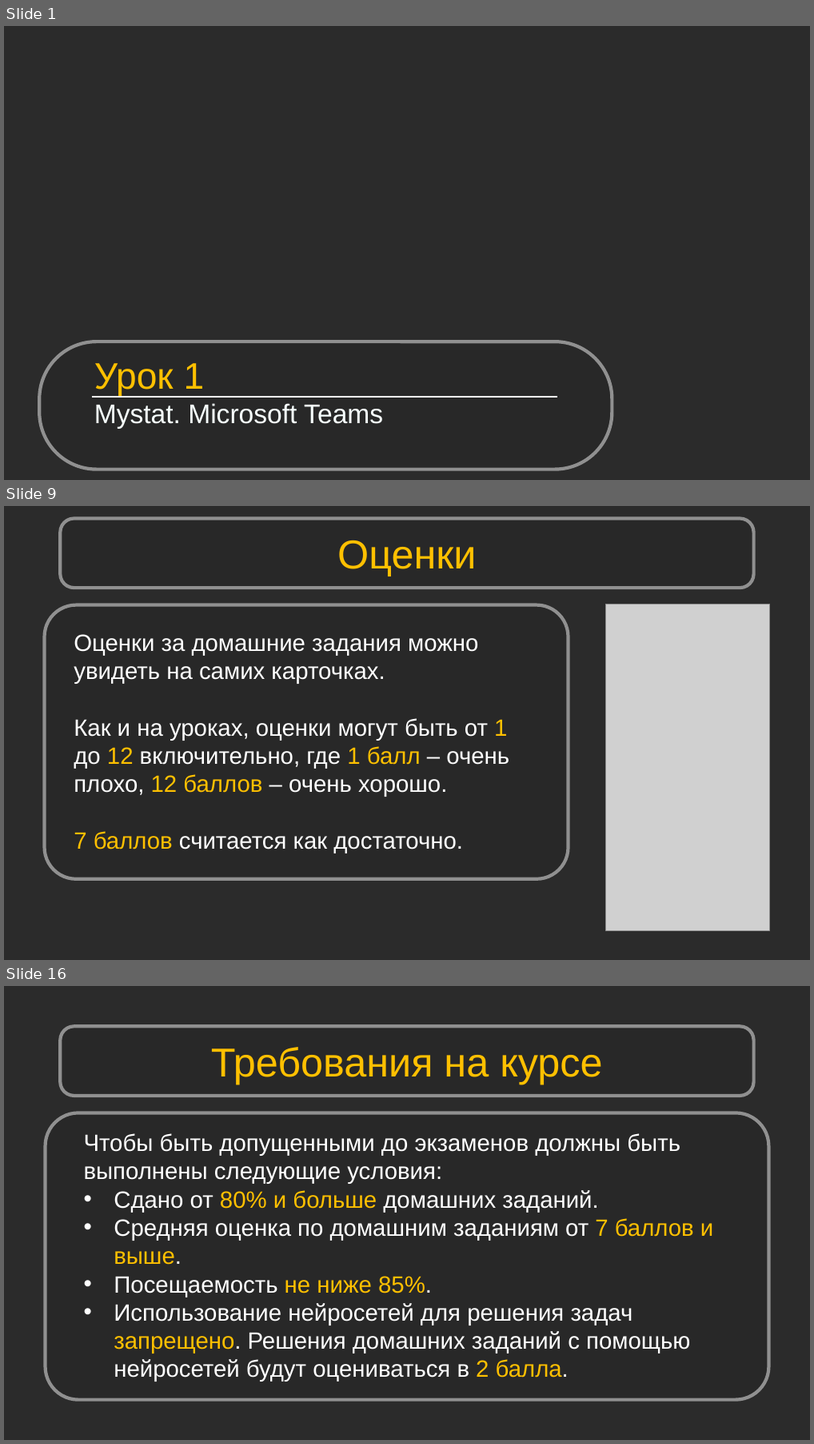
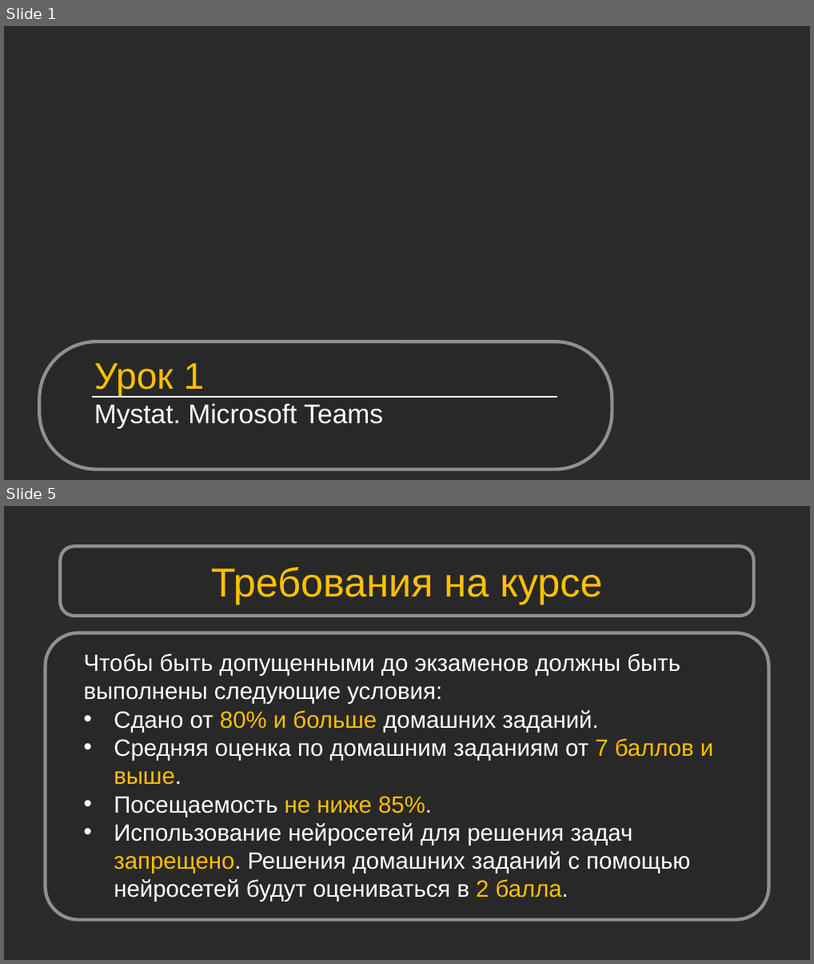
Before and after one commit to Shikonohito/Python_Bootcamp, a slide deck: Урок 01. Mystat. Microsoft Teams/Урок 1. Mystat. Microsoft Teams.pptx. Shown one above the other, each under a label of ours: slides 1, 9 and 16 before the commit, slides 1 and 5 after it; the slides between them are not shown. The pictures are 814x1444 and 814x964 pixels, drawn with LibreOffice and Linux fonts; fonts in the diff are those of the drawing; grey boxes stand for pictures; background and template pictures are left out; a plain dark background stands for a picture behind light text. Boxes give left, top, right and bottom in pixels: in the first picture for what was removed or moved away, otherwise in the second. Text is boxed around its words. In the diff, an @@ line names an element or a change of style, - is before the commit and + after.

```diff
--- a/Урок 01. Mystat. Microsoft Teams/Урок 1. Mystat. Microsoft Teams.pptx
+++ b/Урок 01. Mystat. Microsoft Teams/Урок 1. Mystat. Microsoft Teams.pptx
@@ slide 9 removed at <box>4,506,810,960</box>, background picture (left out) @@
@@ rounded rectangle removed at <box>60,519,754,588</box> @@
@@ text removed at <box>338,540,476,576</box> @@
-Оценки
@@ rounded rectangle removed at <box>45,605,569,880</box> @@
@@ picture removed at <box>606,604,770,930</box> @@
@@ text removed at <box>74,634,510,853</box> @@
-Оценки за домашние задания можно увидеть на самих карточках.
-Как и на уроках, оценки могут быть от 1 до 12 включительно, где 1 балл – очень плохо, 12 баллов – очень хорошо.
-7 баллов считается как достаточно.
@@ what was slide 16 is now slide 5 @@
```
Also in this commit, not shown: 2 slides added, 12 other slides removed, 1 other file.
